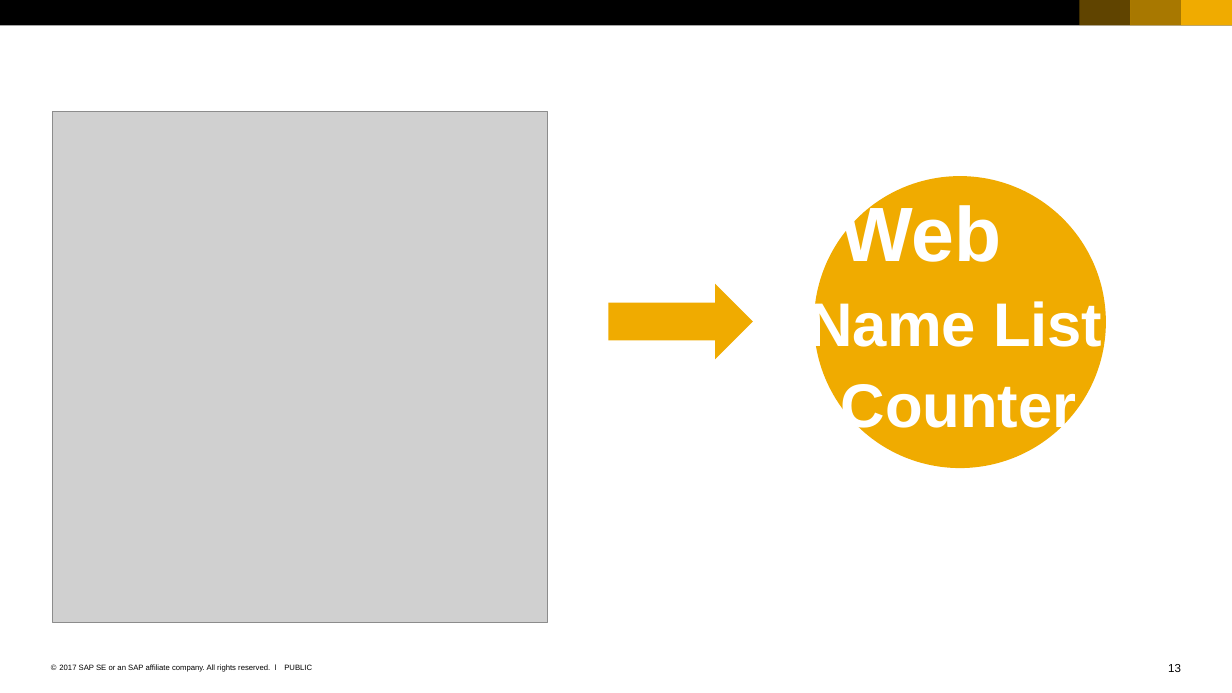
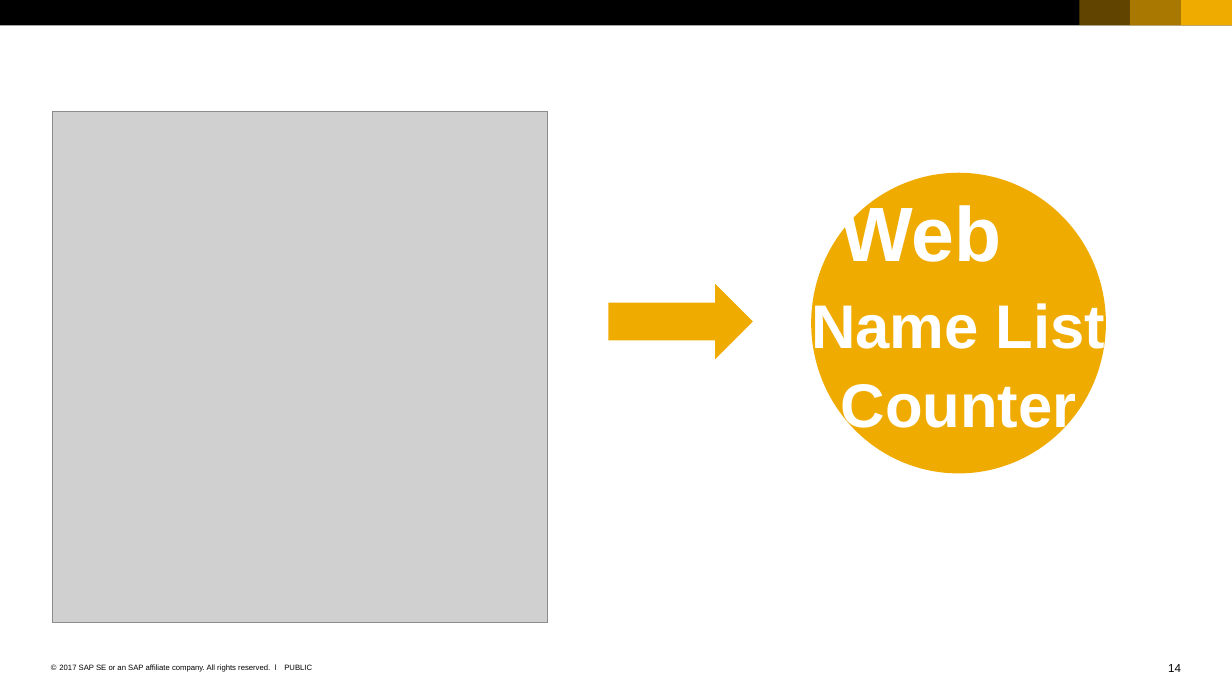
Before and after one commit to qianyilun/workload-calculator, a slide deck: slide 14 of SAP_2017_16x9_black_and_white.pptx (slide 13 before the commit). Drawn at 1232x693 pixels with LibreOffice and Linux fonts; fonts in the diff are those of the drawing; grey boxes stand for pictures. Boxes give left, top, right and bottom in pixels: in the first picture for what was removed or moved away, otherwise in the second. Text is boxed around its words. In the diff, an @@ line names an element or a change of style, - is before the commit and + after.

```diff
--- a/SAP_2017_16x9_black_and_white.pptx
+++ b/SAP_2017_16x9_black_and_white.pptx
@@ ellipse: place and size @@
-ellipse at box(814, 176, 1105, 468)
+ellipse at box(811, 173, 1105, 473)
@@ page number at box(1168, 664, 1181, 672): text changed @@
-13
+14
```
Also in this commit, not shown: 5 other slides changed, 4 slides added.
